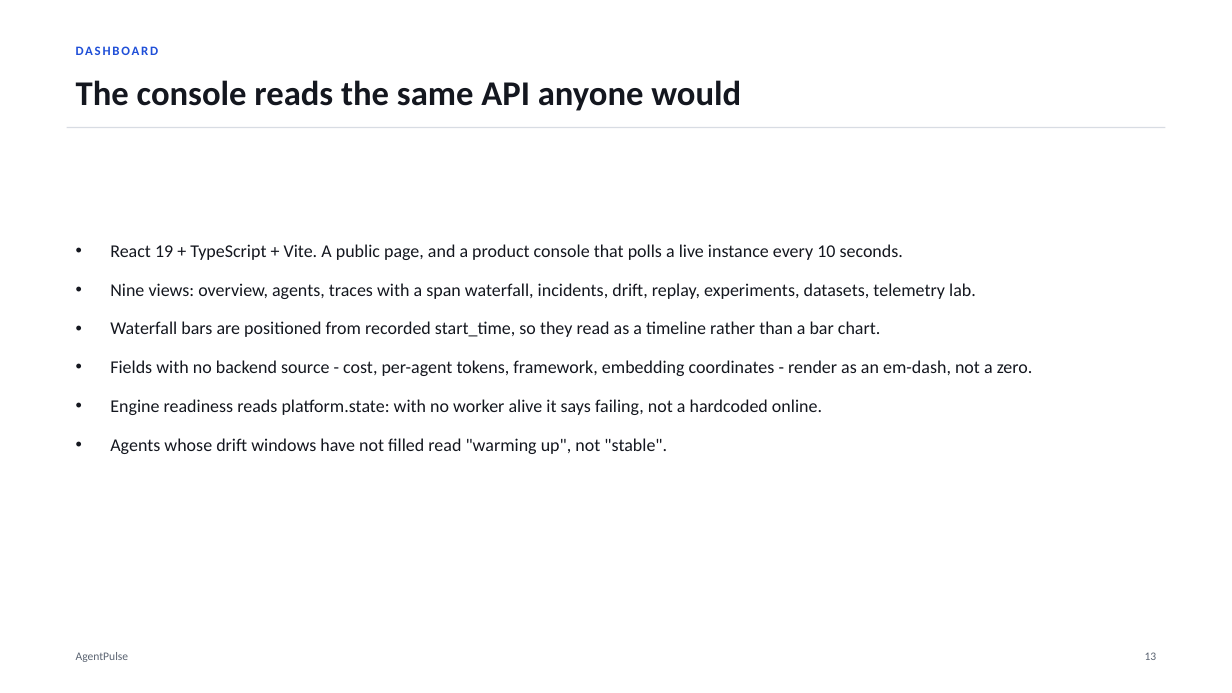
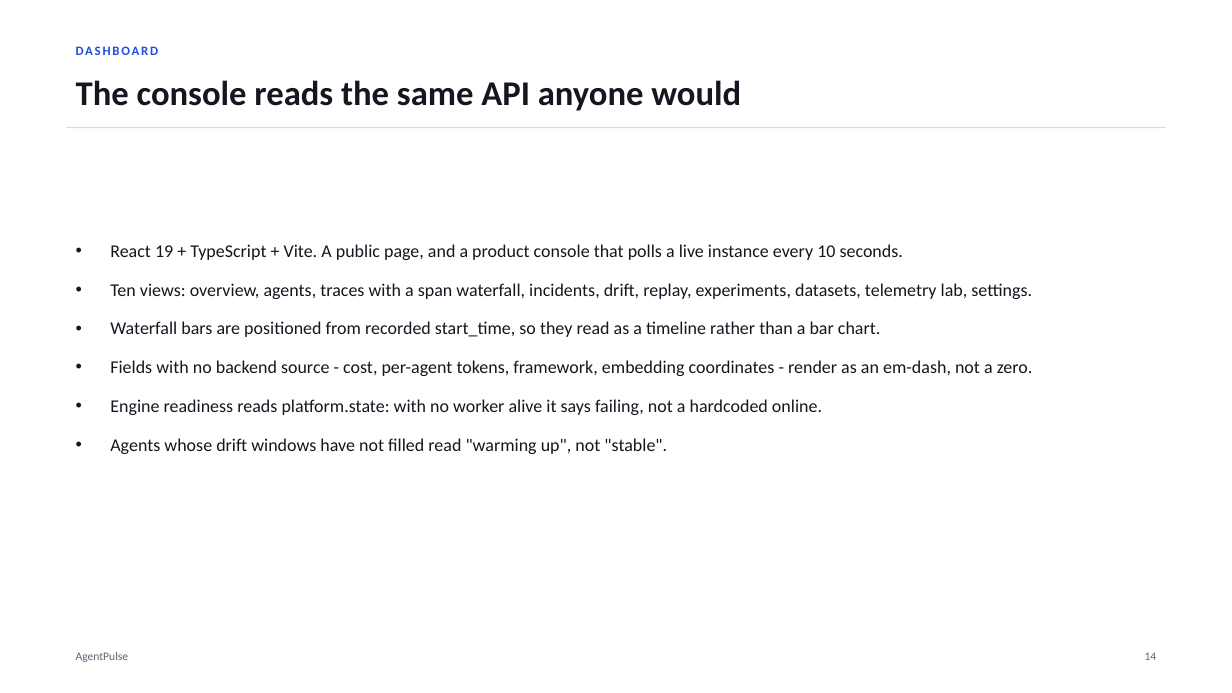
Before and after one commit to Soum-Code/agentpulse, a slide deck: slide 15 of presentation/AgentPulse_Project_Deck.pptx (slide 14 before the commit). Drawn at 1232x693 pixels with LibreOffice and Linux fonts; fonts in the diff are those of the drawing. Boxes give left, top, right and bottom in pixels: in the first picture for what was removed or moved away, otherwise in the second. Text is boxed around its words. In the diff, an @@ line names an element or a change of style, - is before the commit and + after.

```diff
--- a/presentation/AgentPulse_Project_Deck.pptx
+++ b/presentation/AgentPulse_Project_Deck.pptx
@@ text at [110,283,1032,299]: text changed @@
-• Nine views: overview, agents, traces with a span waterfall, incidents, drift, replay, experiments, datasets, telemetry lab.
+• Ten views: overview, agents, traces with a span waterfall, incidents, drift, replay, experiments, datasets, telemetry lab, settings.
@@ text at [1145,652,1157,660]: text changed @@
-13
+14
```
Also in this commit, not shown: 13 other slides changed, 1 slide added, 1 other file.
